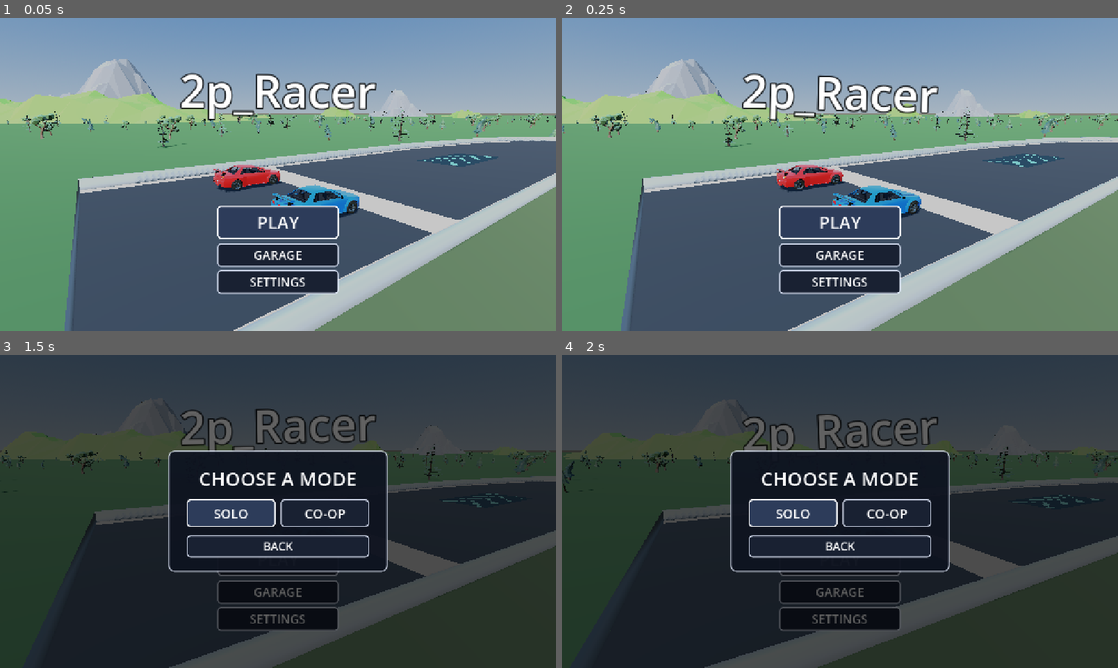
Above: before the commit, frames 1-4 (two rows, left to right).
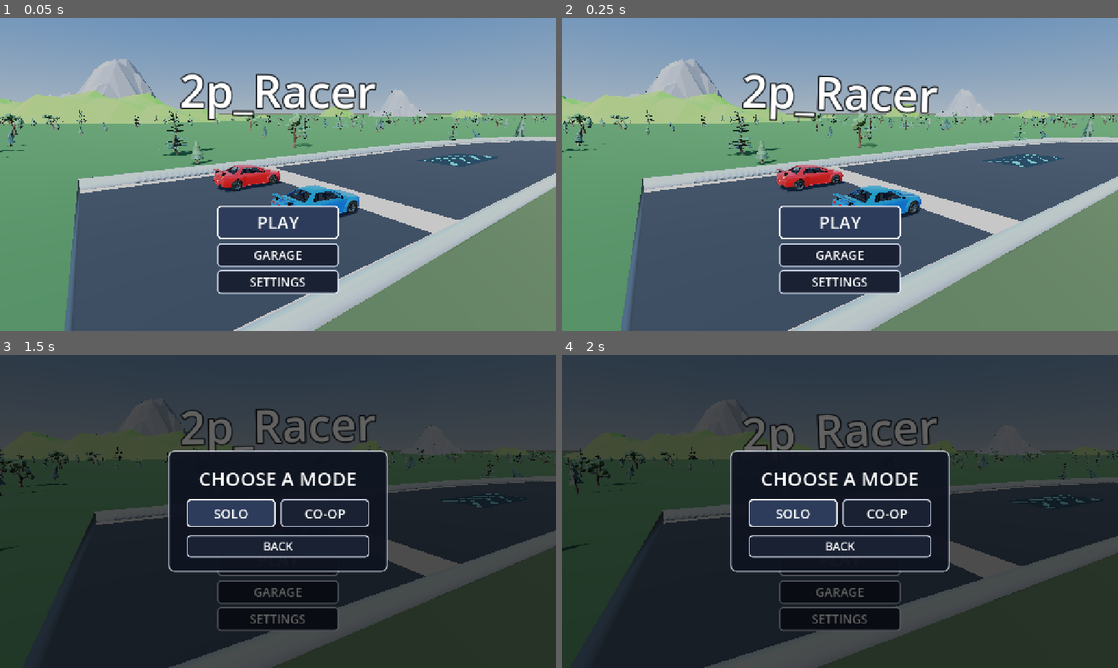
Above: after the commit, the same moments.

Repository: erte-del/2p-racing-game
Game: Godot game, scene res://scenes/menu.tscn
The game is run twice, just before and just after one commit, with the same random seed, the same clock (stepped at 60 frames per second) and the same inputs.
Inputs:
- Up to frame 1 (0.05 s): no input
- Up to frame 2 (0.25 s): no input
- Up to frame 3 (1.5 s): click "PLAY" at 0.5 s; click "PLAY" at 1.25 s
- Up to frame 4 (2 s): no input

The runs differ from the first frame. In frame 1, 2.3% of the frame differs, in the area x 0-100%, y 29-47%; in frame 2, 2.4%; in frame 3, 0.6%; in frame 4, 0.7%.

Commit message:
Stop a car jamming partway up a jump ramp
The road is sampled every 2.5 m and the car's collision box is level - it
never pitches to follow what it is standing on - so climbing a ramp is a
flat-bottomed box pushed up a staircase of facets. Its bottom rests on one
facet while its front face is buried in the next, and above about 22 degrees
on a facet that burial is deep enough that pushing the box out of it cancels
the whole of the step's forward motion. The car stops dead: on the floor,
one contact, velocity zero, still reading full speed at full throttle.

At ramp_curve 1.5 the top facet was 25.6 degrees and the one below it 23.4.
It stayed hidden because most cars skip into the air at the foot of a ramp
and are gone before the steep part; a car that arrives glued to the road
stays on the surface the whole way up and meets it. The Wringer's first jump
is at the lowest point of that course, reached flat and fast off a descent,
and the bot jammed 8.4 m up it every lap - 1:33.82 against a 1:12 gold, one
reset to get round at all, +30.3% where the rest of the field was +3%. Long
Haul had begun to meet the same thing at its jump at 1450 m.

ramp_curve is now 1.2, where no facet is over 21.3 degrees. The Wringer
comes home in 1:15.05 (+4.2%) with no reset, Long Haul at -1.1%, and the bot
needs putting back nowhere on any of the twenty. The foot still curves out
of the road, which is what dropping to a straight 1.0 would have given up.
jump_flight.gd still passes, so no hole got harder to clear.

The margin is thin and it is worth knowing why: the staircase is the same on
every jump on every track, so it does not vary by track, but it is
ramp_rise / ramp_length that sets it, and changing either wants the facet
slopes worked out again.

This changes the road rather than a track file, so a lap set over a jump
before it was set on a different surface. TrackTimes.GEOMETRY is NOT bumped
here - that throws away every local time every player has set and splits the
leaderboard, so it is the release's call and not the fix's. See the note in
to_do_list.md under "What all of this touches".

Co-Authored-By: Claude Opus 5 <noreply@anthropic.com>

Diff:
--- a/scripts/track.gd
+++ b/scripts/track.gd
@@ -136,9 +136,27 @@
 ## Metres of ramp and how high it lifts the road, and how the rise is spread
 ## along it - above one curves the foot into the road and leaves the steepest
 ## part at the lip, which is where the angle does the work.
+##
+## The curve is held at 1.2, and the ceiling on it is a fact about the car
+## rather than about taste. The road is sampled every `TrackLayout.step` (2.5 m)
+## and the car's collision box is level - it never pitches to follow the road -
+## so climbing a ramp is a flat-bottomed box being pushed up a staircase of
+## facets. Above about 22 degrees on a facet the box's front face is buried
+## deep enough in the one ahead that the depenetration cancels the whole of the
+## step's forward motion, and the car stops dead reading full speed: on the
+## floor, one contact, nothing moving.
+##
+## At 1.5 the top facet was 25.6 degrees and the one below it 23.4, and both
+## The Wringer and Long Haul jammed there - The Wringer never finished at all.
+## At 1.2 no facet is over 21.3 degrees and both are clean. The foot still
+## curves out of the road, which is what 1.0 would give up.
+##
+## This is the same staircase on every jump on every track, so the margin does
+## not vary by track - but it is thin, and it is `ramp_rise / ramp_length` that
+## sets it. Changing either wants the slopes worked out again.
 @export var ramp_length := 15.0
 @export var ramp_rise := 5.0
-@export var ramp_curve := 1.5
+@export var ramp_curve := 1.2
 ## The hole, and the road to come down on after it. The hole has to be short
 ## enough that a car flat out clears it and longer than the car, which is
 ## 4.87 m: a hole a car can lie across is one it drives over without ever
--- a/scripts/track_layout.gd
+++ b/scripts/track_layout.gd
@@ -95,7 +95,7 @@
 ## How the rise is spread along the ramp. One is a straight wedge; above one
 ## curves the foot into the road and leaves the steepest part at the lip,
 ## which is where the angle actually does any work.
-var ramp_curve := 1.5
+var ramp_curve := 1.2          ## see Track.ramp_curve for why not 1.5
 ## The hole. Two things pin this from either side. It has to be short enough
 ## that a car at the slowest speed the game can roll still sails over it,
 ## since falling in costs a respawn and a jump nobody can clear is not a risk
